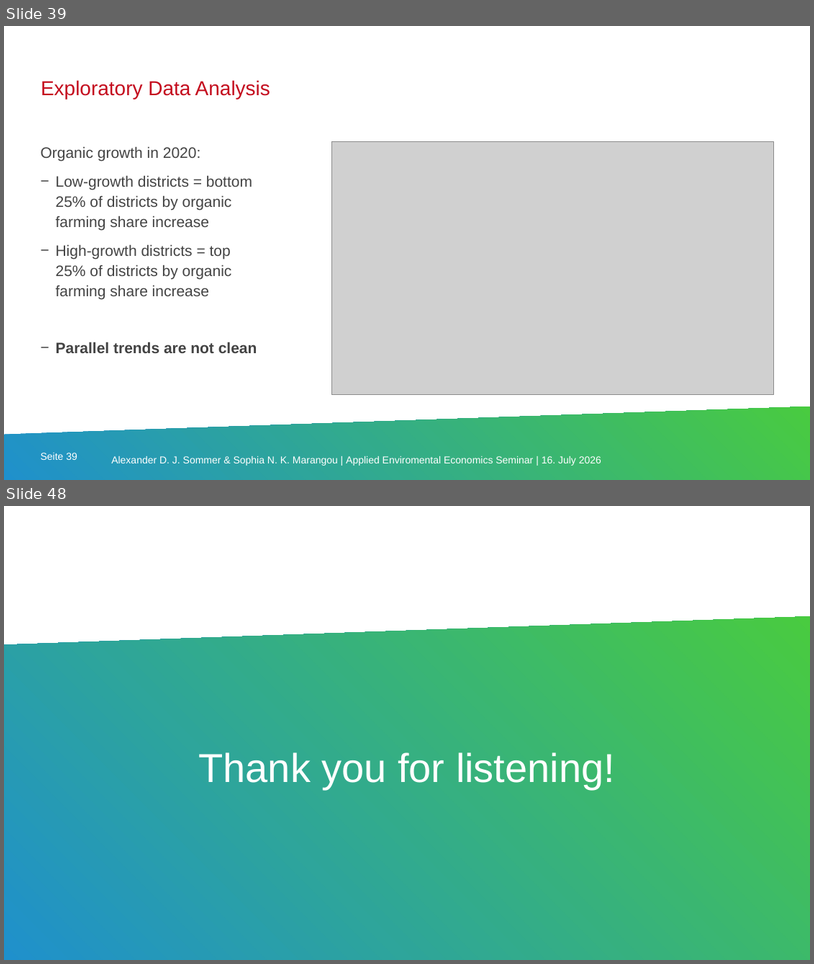
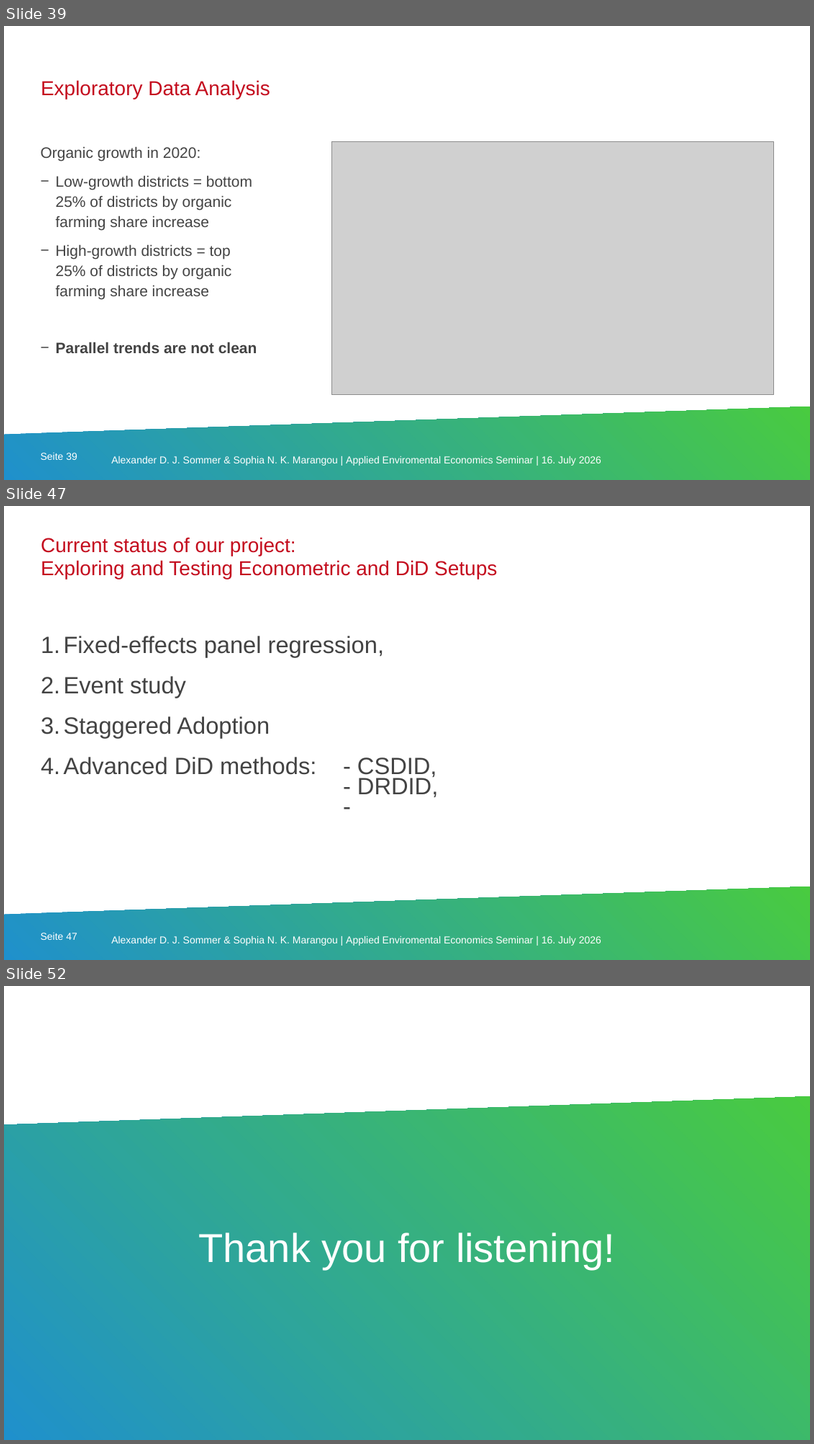
Before and after one commit to codemaxxx3r/aee_organicfarming, a slide deck: submissions/presentation_16_07.pptx. Shown one above the other, each under a label of ours: slides 39 and 48 before the commit, slides 39, 47 and 52 after it; the slides between them are not shown. The pictures are 814x964 and 814x1444 pixels, drawn with LibreOffice and Linux fonts; fonts in the diff are those of the drawing; grey boxes stand for pictures; background and template pictures are left out. Boxes give left, top, right and bottom in pixels: in the first picture for what was removed or moved away, otherwise in the second. Text is boxed around its words. In the diff, an @@ line names an element or a change of style, - is before the commit and + after.

```diff
--- a/submissions/presentation_16_07.pptx
+++ b/submissions/presentation_16_07.pptx
@@ slide 47 added at [4,506,810,960], background #FFFFFF; not listed: 3 template elements that a slide beside it also shows @@
@@ text added at [41,537,497,579], 24 pt, text #C40D1E @@
+Current status of our project:
+Exploring and Testing Econometric and DiD Setups
@@ text added at [64,636,517,797], 28 pt, text #434343 @@
+1. Fixed-effects panel regression,
+2. Event study
+3. Staggered Adoption
+4. Advanced DiD methods: - CSDID,
+   - DRDID,
+   - Distributed-Lag DID,
@@ what was slide 48 is now slide 52 @@
```
Also in this commit, not shown: 7 slides changed, 10 other slides added.
